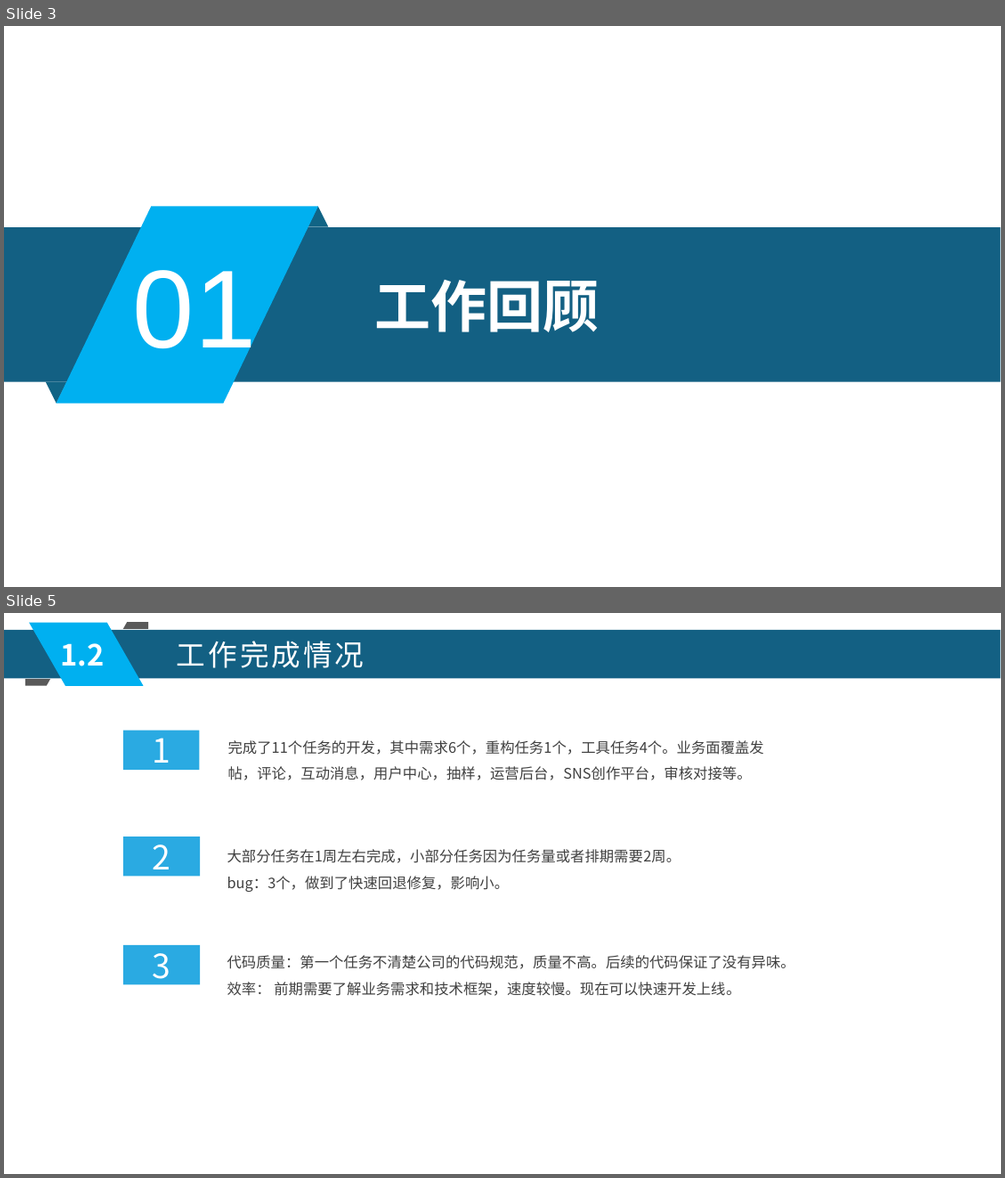
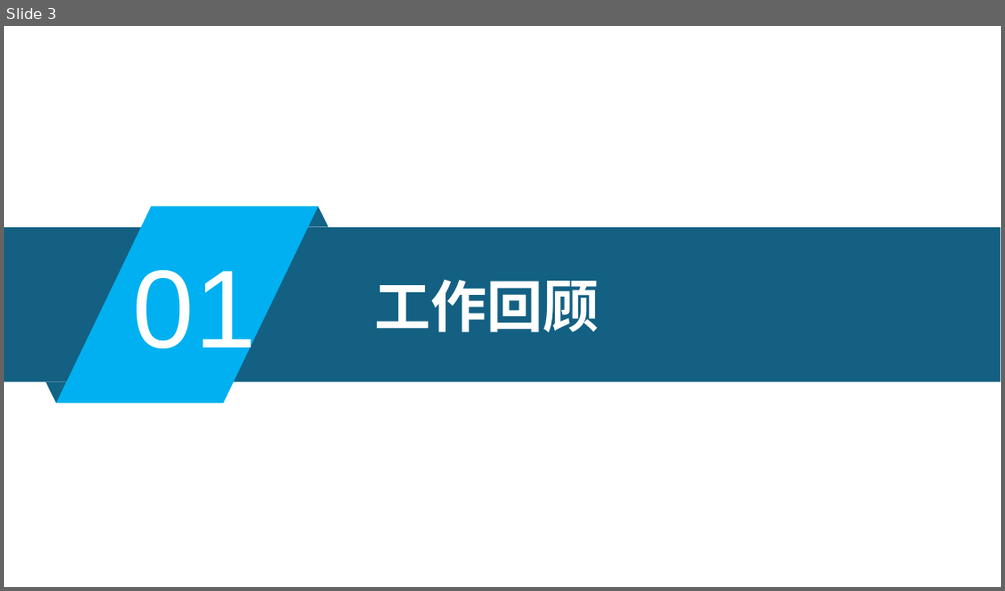
Before and after one commit to xljnc/husky-starter, a slide deck: doc/zzdb.pptx. Shown one above the other, each under a label of ours: slides 3 and 5 before the commit, slide 3 after it; the slides between them are not shown. The pictures are 1005x1178 and 1005x591 pixels, drawn with LibreOffice and Linux fonts; fonts in the diff are those of the drawing. Boxes give left, top, right and bottom in pixels: in the first picture for what was removed or moved away, otherwise in the second. Text is boxed around its words. In the diff, an @@ line names an element or a change of style, - is before the commit and + after.

```diff
--- a/doc/zzdb.pptx
+++ b/doc/zzdb.pptx
@@ slide 5 removed at [4,613,1001,1174], background #FFFFFF @@
@@ rectangle removed at [4,629,1001,678] @@
@@ parallelogram removed at [30,623,144,686] @@
@@ freeform shape removed at [123,622,148,629] @@
@@ text removed at [61,643,105,666] @@
-1.2
@@ text removed at [177,641,364,668] @@
-工作完成情况
@@ freeform shape removed at [25,679,51,686] @@
@@ rectangle removed at [123,730,199,770] @@
-1
@@ text removed at [228,740,764,780] @@
-完成了11个任务的开发，其中需求6个，重构任务1个，工具任务4个。业务面覆盖发帖，评论，互动消息，用户中心，抽样，运营后台，SNS创作平台，审核对接等。
@@ rectangle removed at [123,836,200,876] @@
-2
@@ text removed at [227,849,681,892] @@
-大部分任务在1周左右完成，小部分任务因为任务量或者排期需要2周。
-bug：3个，做到了快速回退修复，影响小。
@@ rectangle removed at [123,945,200,985] @@
-3
@@ text removed at [227,955,795,996] @@
-代码质量：第一个任务不清楚公司的代码规范，质量不高。后续的代码保证了没有异味。
-效率： 前期需要了解业务需求和技术框架，速度较慢。现在可以快速开发上线。
```
Also in this commit, not shown: 11 slides changed, 4 slides added, 5 other slides removed, 1 other file.
